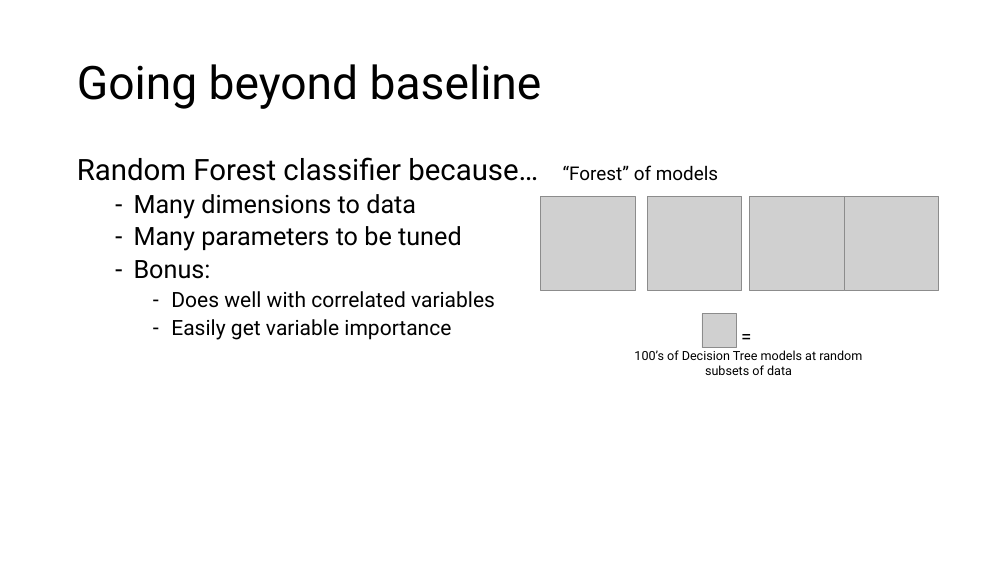
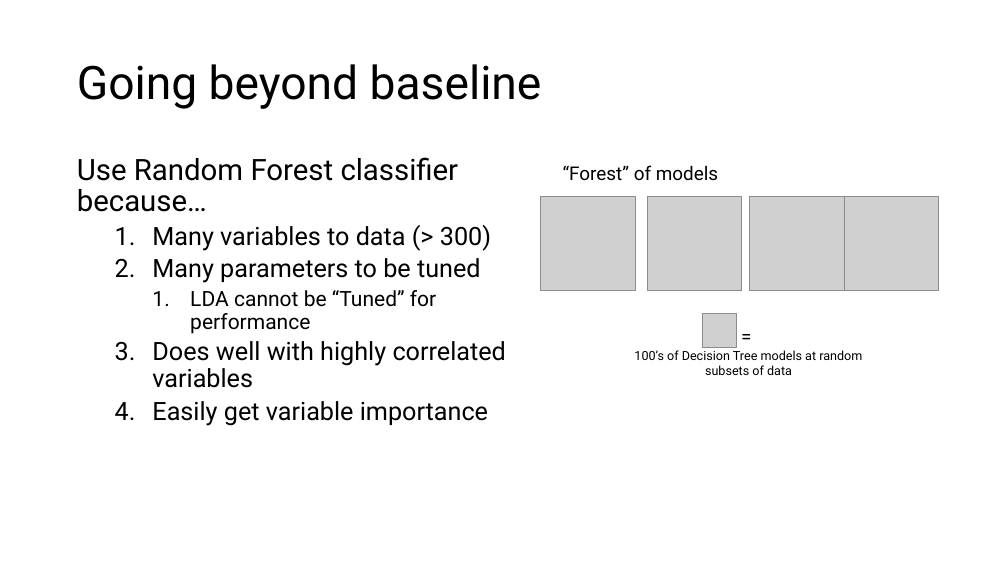
Before and after one commit to chrisgian/Capstone2-NLP-Hotel-Reviews, a slide deck: slide 14 of NLP 2 - Hotel Reviews Deliverable.pptx. Drawn at 1008x567 pixels with LibreOffice and Linux fonts; fonts in the diff are those of the drawing; grey boxes stand for pictures. Boxes give left, top, right and bottom in pixels: in the first picture for what was removed or moved away, otherwise in the second. Text is boxed around its words. In the diff, an @@ line names an element or a change of style, - is before the commit and + after.

Commit message:
fixed baseline slide

```diff
--- a/NLP 2 - Hotel Reviews Deliverable.pptx
+++ b/NLP 2 - Hotel Reviews Deliverable.pptx
@@ text at bbox=[77, 157, 491, 251]: text changed @@
-Random Forest classifier because…
-  – Many dimensions to data
+Use Random Forest classifier because…
+  1. Many variables to data (> 300)
@@ text at bbox=[152, 258, 488, 426]: size 20 to 24 pt in "Easily get variable importance"; bullet - to 1.; list level 3 to 2 in "Easily get variable importance" @@
@@ text at bbox=[152, 290, 506, 388]: text changed; size 20 to 24 pt @@
-  – Bonus:
-    – Does well with correlated variables
+    1. LDA cannot be “Tuned” for performance
+  3. Does well with highly correlated variables
```
Also in this commit, not shown: 3 other slides changed, 1 other file.
